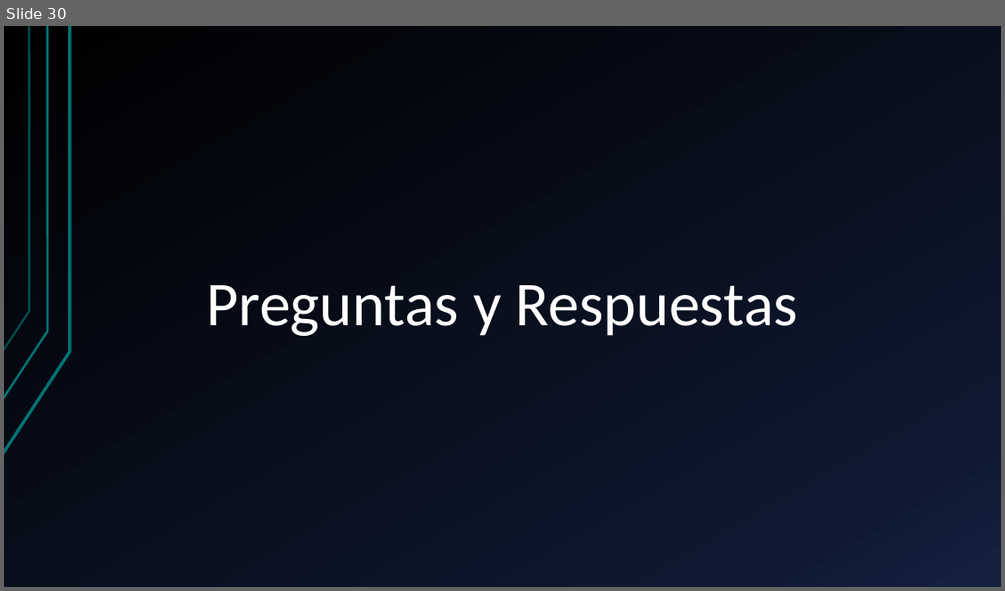
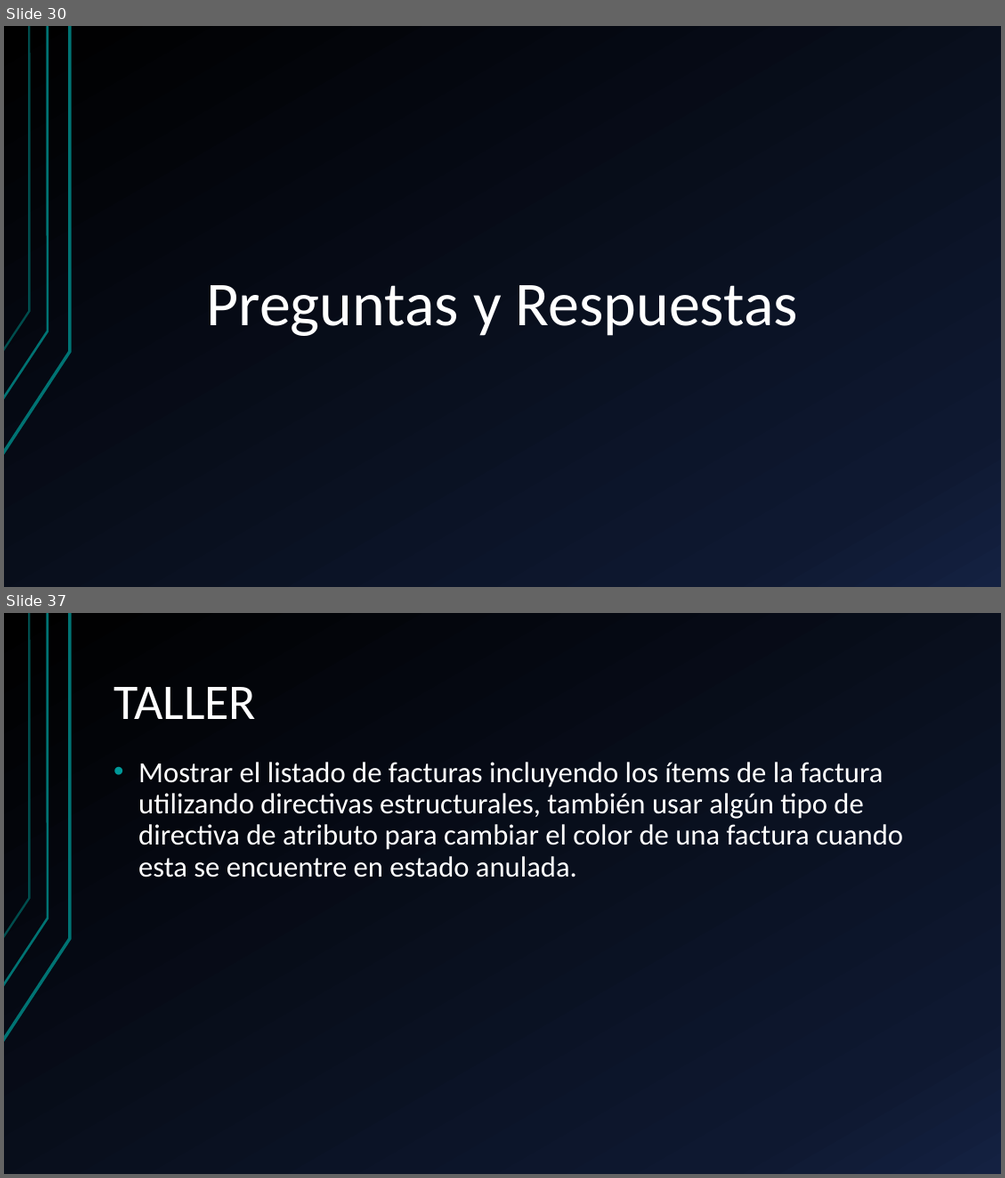
Before and after one commit to KevinToala/capacitacionAngular, a slide deck: Angular.pptx. Shown one above the other, each under a label of ours: slide 30 before the commit, slides 30 and 37 after it; the slides between them are not shown. The pictures are 1005x591 and 1005x1178 pixels, drawn with LibreOffice and Linux fonts; fonts in the diff are those of the drawing. Boxes give left, top, right and bottom in pixels: in the first picture for what was removed or moved away, otherwise in the second. Text is boxed around its words. In the diff, an @@ line names an element or a change of style, - is before the commit and + after.

```diff
--- a/Angular.pptx
+++ b/Angular.pptx
@@ slide 37 added at [4,613,1001,1174], background gradient #000000 to #0F1931 to #142242; not listed: 3 template elements that a slide beside it also shows @@
@@ title added at [113,687,256,719], 48 pt, text #FFFFFF @@
+TALLER
@@ text added at [138,762,903,877], 28 pt, text #FFFFFF @@
+• Mostrar el listado de facturas incluyendo los ítems de la factura utilizando directivas estructurales, también usar algún tipo de directiva de atributo para cambiar el color de una factura cuando esta se encuentre en estado anulada.
```
Also in this commit, not shown: 2 slides changed, 6 other slides added.
